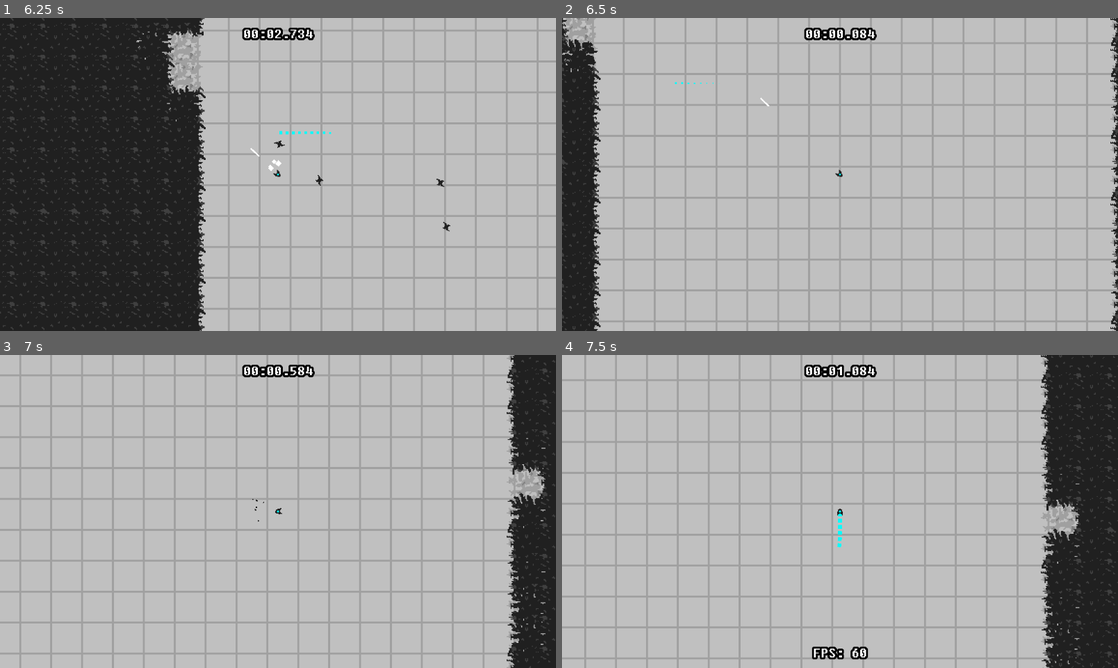
Above: before the commit, frames 1-4 (two rows, left to right).
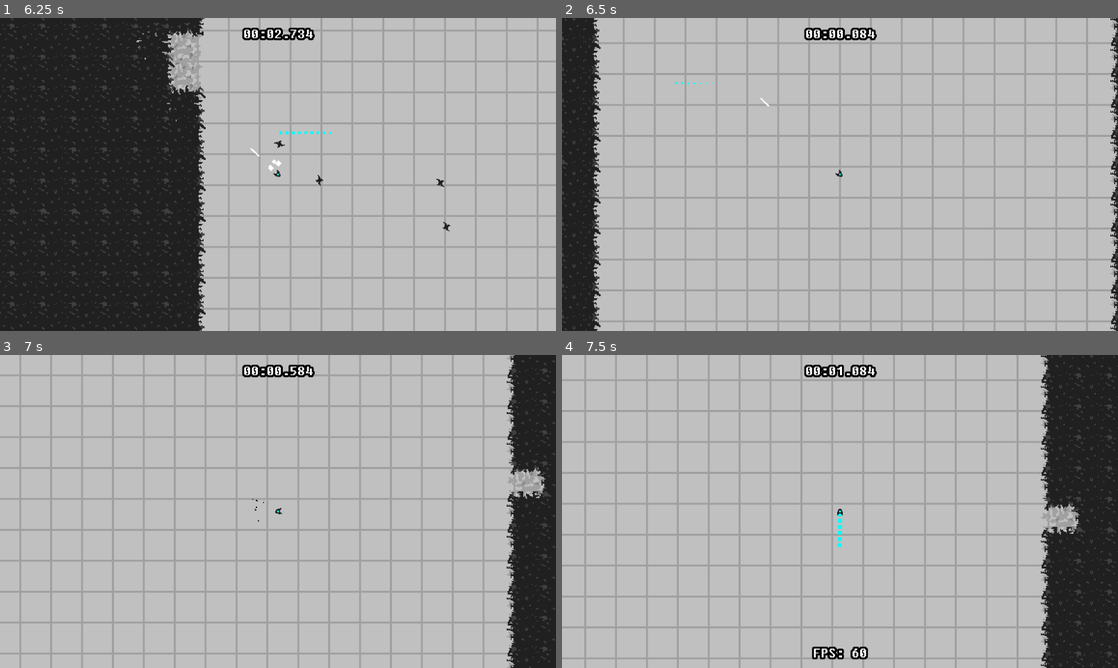
Above: after the commit, the same moments.

Repository: friedev/terminated
Game: Godot game, scene res://scenes/Main.tscn
The game is run twice, just before and just after one commit, with the same random seed, the same clock (stepped at 60 frames per second) and the same inputs. Sound files missing from this copy of the repository are replaced by a short silence.
Inputs (mouse positions are in pixels of both pictures, inside the frame that each line leads up to):
- Up to frame 1 (6.25 s): click (544, 312) at 0.5 s; click (544, 243) at 1.25 s; click (544, 268) at 2 s; tap Enter at 2.75 s; move the mouse to (250, 237) at 2.77 s; hold F (fps) 2.78-3.53 s; hold Up (up) 2.78-4.28 s; tap R (restart) at 3.5 s; move the mouse to (444, 221) at 3.52 s; click (444, 221) at 3.6 s; move the mouse to (111, 127) at 4.27 s; hold Right mouse button (shoot2) 4.28-5.03 s; hold Left (left) 4.28-5.78 s; move the mouse to (305, 174) at 5.02 s; tap F (fps) at 5.1 s; move the mouse to (194, 96) at 5.77 s; press the mouse at (194, 96) at 5.78 s; hold Down (down) from 5.78 s (still down)
- Up to frame 2 (6.5 s): keep holding Down (down); tap R (restart) at 6.4 s
- Up to frame 3 (7 s): move the mouse to (400, 495) at 6.52 s; release Down (down) at 6.53 s; release the mouse at (400, 495) at 6.53 s; hold Right (right) from 6.53 s (still down); right-click (400, 495) at 6.6 s
- Up to frame 4 (7.5 s): move the mouse to (728, 527) at 7.27 s; release Right (right) at 7.28 s; hold Up (up) from 7.28 s (still down); hold F (fps) from 7.28 s (still down)

Frame 1 is identical in both runs. In frame 2, 0.7% of the frame differs, in the area x 0-100%, y 0-99%; in frame 3, 0.4%; in frame 4, 0.3%.

Commit message:
Call setup_tilemap() in setup()

Diff:
--- a/scripts/Main.gd
+++ b/scripts/Main.gd
@@ -100,6 +100,8 @@
 
 
 func setup():
+	setup_tilemap()
+
 	# Need to use free here instead of queue free, otherwise player takes damage
 	# from an enemy collision when respawning
 	for bullet in get_tree().get_nodes_in_group("Bullets"):
